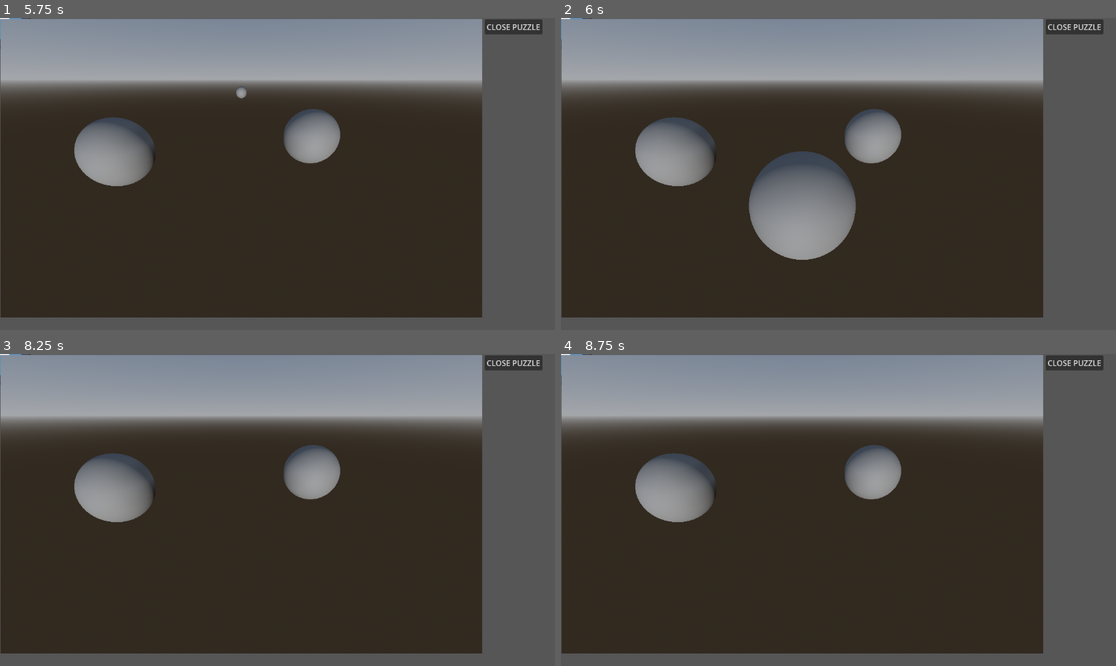
Above: before the commit, frames 1-4 (two rows, left to right).
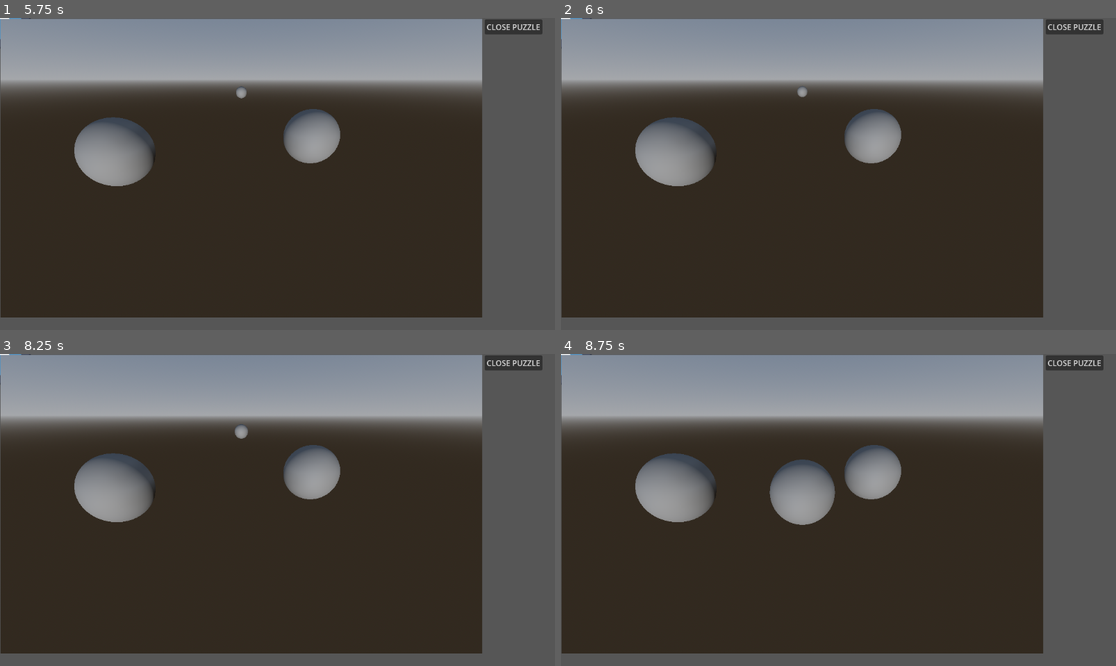
Above: after the commit, the same moments.

Repository: jphulse/591_escape_room
Game: Godot game, scene res://main/main.tscn
Same seed, same stepped clock (60 frames per second), same inputs: the game is played once before the commit and once after it. The engine's default icon, where the game draws it, is replaced by a stand-in: a white triangle on a blue panel in a dark square.
Inputs (mouse positions are in pixels of both pictures, inside the frame that each line leads up to):
- Up to frame 1 (5.75 s): tap Enter at 0.5, 2.75, 4.25 s; move the mouse to (249, 236) at 0.52 s; hold W (move_up) 0.53-2.03 s; tap E (interact) every 0.75 s from 0.6 to 5.1 s; move the mouse to (444, 220) at 1.27 s; tap Space at 2, 3.5, 5 s; move the mouse to (111, 127) at 2.02 s; hold A (move_left) 2.03-3.53 s; move the mouse to (305, 174) at 2.77 s; move the mouse to (194, 96) at 3.52 s; hold S (move_down) 3.53-4.28 s; move the mouse to (399, 158) at 4.27 s; hold Right (ui_right) 4.28-5.03 s; move the mouse to (166, 189) at 5.02 s; hold W (move_up) from 5.03 s (still down)
- Up to frame 2 (6 s): move the mouse to (894, 105) at 5.77 s; release W (move_up) at 5.78 s; hold Right (ui_right) from 5.78 s (still down); tap E (interact) at 5.85 s
- Up to frame 3 (8.25 s): move the mouse to (249, 572) at 6.52 s; tap E (interact) at 6.6, 7.35, 8.1 s; move the mouse to (444, 556) at 7.27 s; move the mouse to (111, 463) at 8.02 s; release Right (ui_right) at 8.03 s; hold S (move_down) from 8.03 s (still down)
- Up to frame 4 (8.75 s): keep holding S (move_down)

Frame 1 is identical in both runs. In frame 2, 5.3% of the frame differs, in the area x 33-54%, y 22-78%; in frame 3, less than 0.1%; in frame 4, 1.9%.

Commit message:
lazy to write

Diff:
--- /dev/null
+++ b/escape-room/puzzles/2D test/2d_test_puzzle.gd
@@ -0,0 +1,11 @@
+extends Puzzle
+
+
+# Called when the node enters the scene tree for the first time.
+func _ready() -> void:
+	pass # Replace with function body.
+
+
+# Called every frame. 'delta' is the elapsed time since the previous frame.
+func _process(_delta: float) -> void:
+	pass
--- /dev/null
+++ b/escape-room/puzzles/2D test/2d_test_puzzle.tscn
@@ -0,0 +1,13 @@
+[gd_scene format=3 uid="uid://d0fkbdo3jjdlc"]
+
+[ext_resource type="Script" uid="uid://bd03rpyagpeul" path="res://puzzles/2D test/2d_test_puzzle.gd" id="1_8bubx"]
+[ext_resource type="Texture2D" uid="uid://c5cfqq33c32oc" path="res://icon.svg" id="2_8bubx"]
+
+[node name="2dTestPuzzle" type="Node" unique_id=931225483]
+script = ExtResource("1_8bubx")
+metadata/_custom_type_script = "uid://dc2f6gf80707h"
+
+[node name="Node2D" type="Node2D" parent="." unique_id=1043308064]
+
+[node name="Sprite2D" type="Sprite2D" parent="Node2D" unique_id=385332669]
+texture = ExtResource("2_8bubx")
--- a/escape-room/puzzles/puzzle.gd
+++ b/escape-room/puzzles/puzzle.gd
@@ -3,11 +3,12 @@
 signal request_close
 signal puzzle_solved
 
+
+
 func _unhandled_input(event: InputEvent) -> void:
 	if event.is_action_pressed("ui_cancel"):
 		request_close.emit()
-	elif event.is_action_pressed("ui_right"):
-		solve()
+
 
 func solve() -> void:
 	puzzle_solved.emit()
Not shown, added: escape-room/puzzles/2D test/2d_test_puzzle.gd.uid
